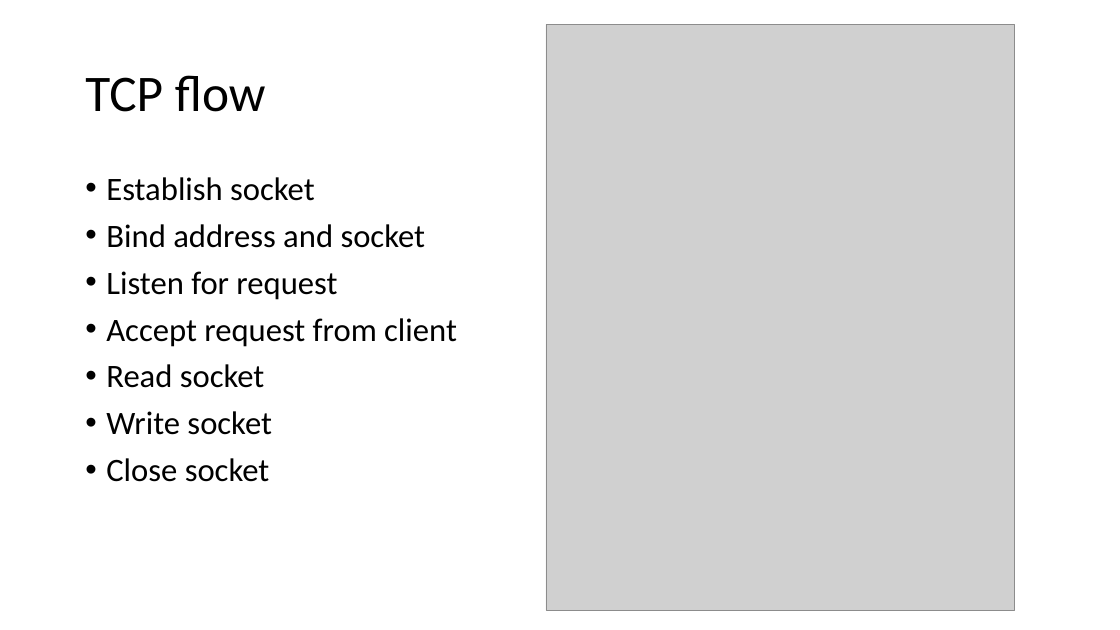
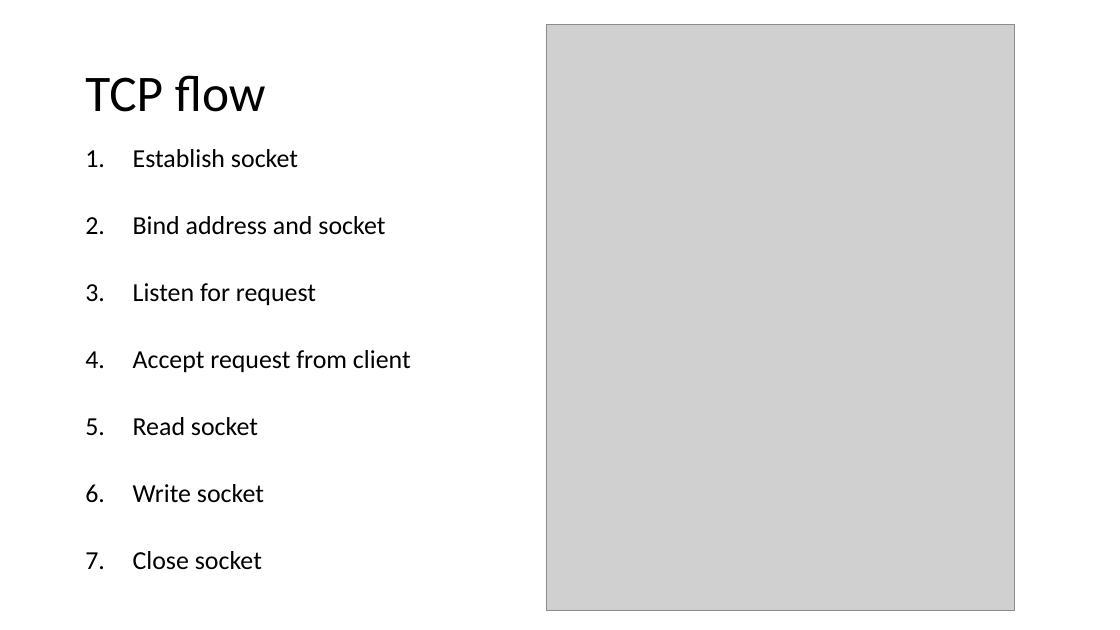
Before and after one commit to hfchen2132131/Network_lab, a slide deck: slide 6 of lab1/Lab 1 Introduction.pptx (slide 5 before the commit). Drawn at 1120x630 pixels with LibreOffice and Linux fonts; fonts in the diff are those of the drawing; grey boxes stand for pictures. Boxes give left, top, right and bottom in pixels: in the first picture for what was removed or moved away, otherwise in the second. Text is boxed around its words. In the diff, an @@ line names an element or a change of style, - is before the commit and + after.

```diff
--- a/lab1/Lab 1 Introduction.pptx
+++ b/lab1/Lab 1 Introduction.pptx
@@ text "Establish socket": place and size @@
-text "Establish socket" at [106,177,457,482]
+text "Establish socket" at [133,149,411,570]
@@ text "Establish socket" at [133,149,411,570]: size 28 to 22.2 pt; bullet • to 1.; line spacing 0.9 to 0.7 @@
```
Also in this commit, not shown: 7 other slides changed, 7 slides added, 2 slides removed, 17 other files.
